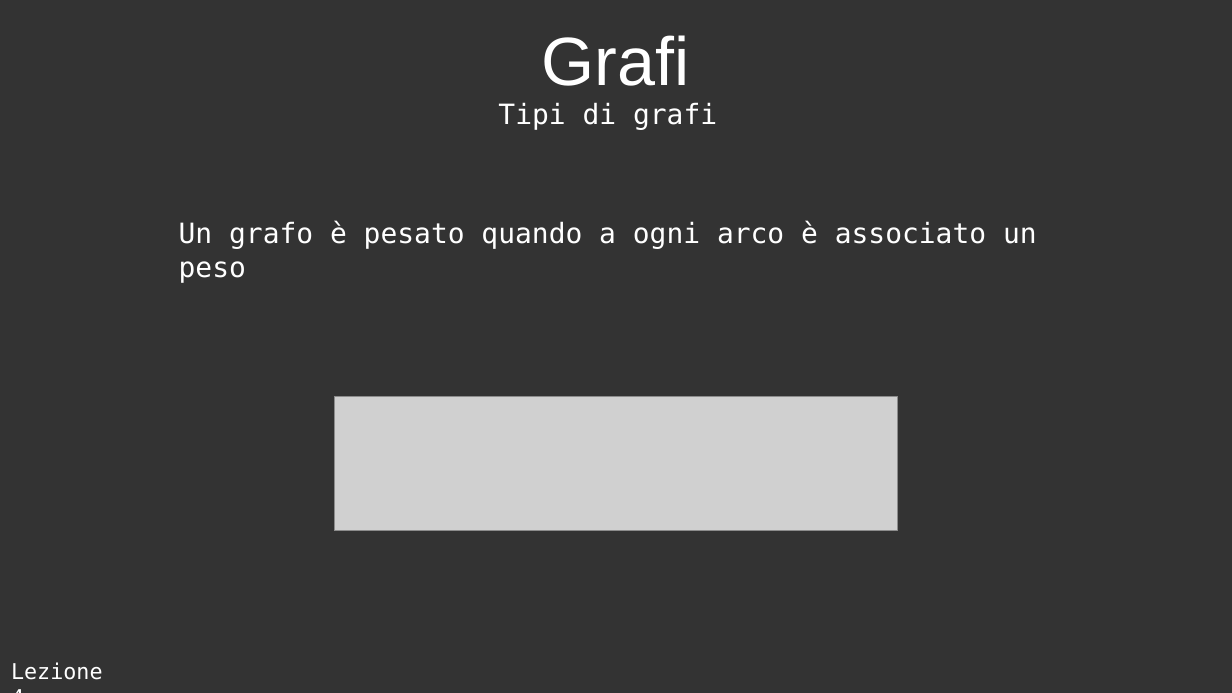
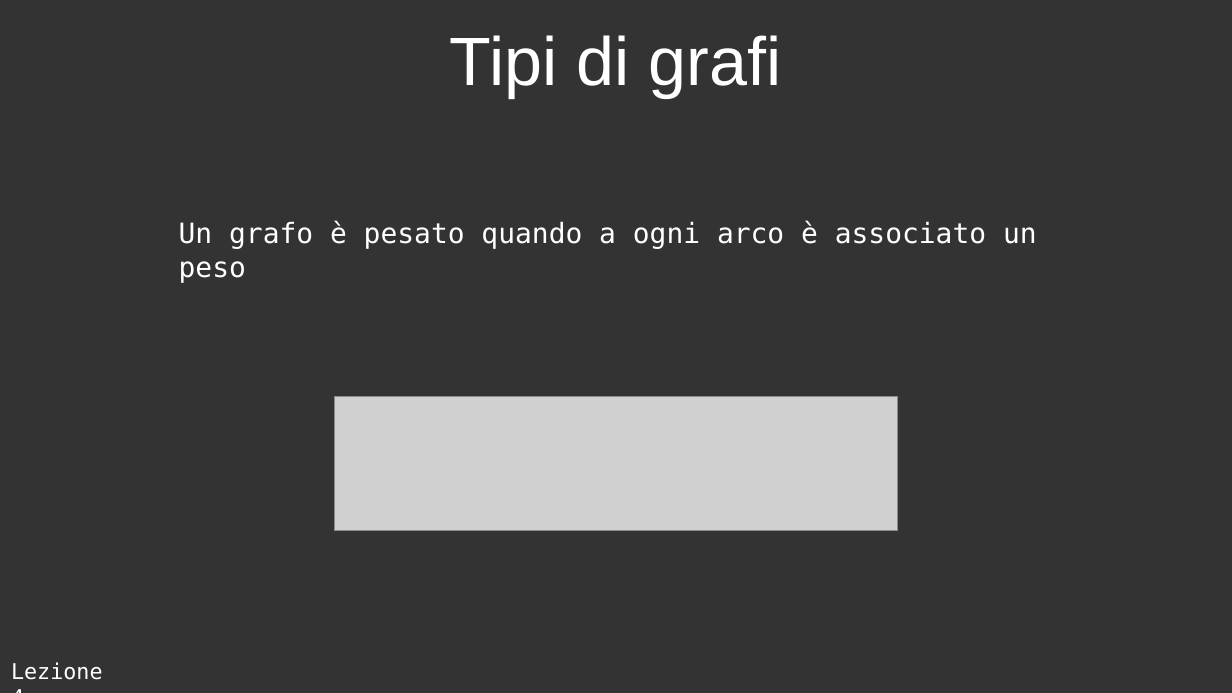
Before and after one commit to GioBigno/corso-CP, a slide deck: slide 5 of lezione_4/slide/presentazione.odp. Drawn at 1232x693 pixels with LibreOffice and Linux fonts; fonts in the diff are those of the drawing; grey boxes stand for pictures. Boxes give left, top, right and bottom in pixels: in the first picture for what was removed or moved away, otherwise in the second. Text is boxed around its words. In the diff, an @@ line names an element or a change of style, - is before the commit and + after.

```diff
--- a/lezione_4/slide/presentazione.odp
+++ b/lezione_4/slide/presentazione.odp
@@ title at (450,35,781,97): text changed @@
-Grafi
+Tipi di grafi
@@ text removed at (498,102,717,130) @@
-Tipi di grafi
```
Also in this commit, not shown: 6 other slides changed, 18 slides added, 39 other files.
